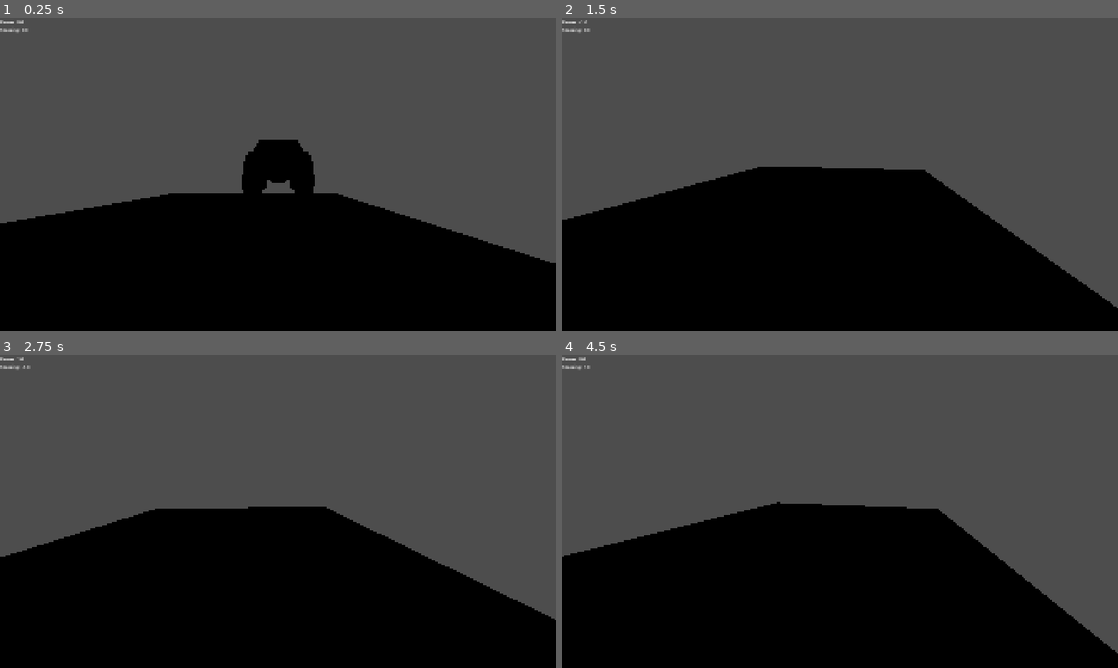
Above: before the commit, frames 1-4 (two rows, left to right).
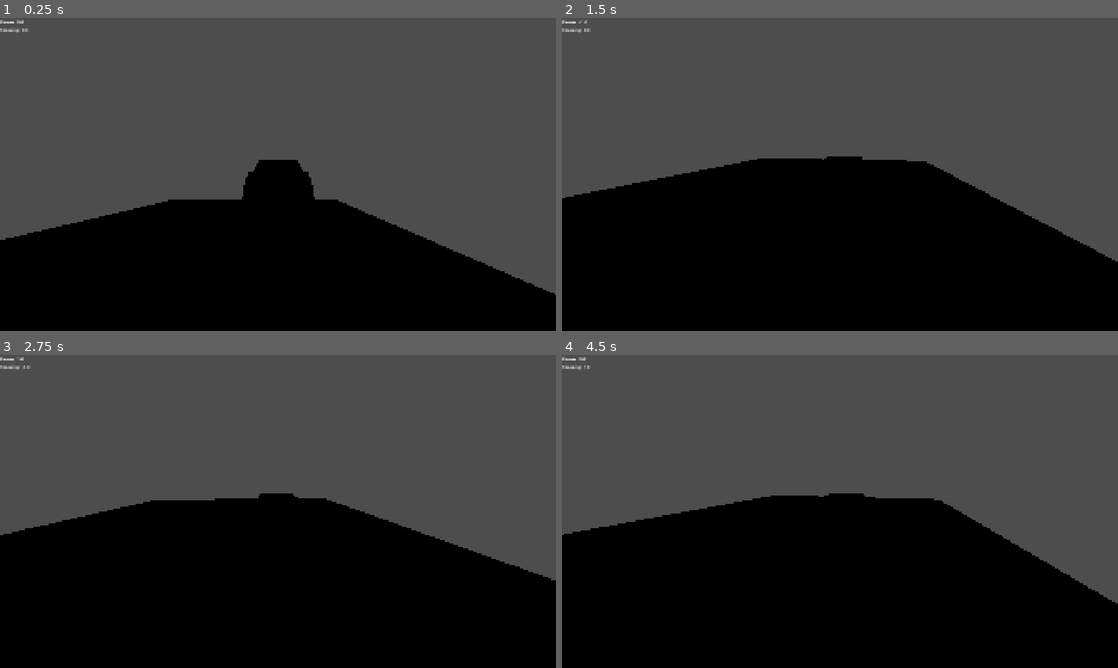
Above: after the commit, the same moments.

Repository: Another-Game-Studio/menu-template
Game: Godot game, scene res://scenes/TestScene.tscn
Same seed, same stepped clock (60 frames per second), same inputs: the game is played once before the commit and once after it. This scene is started directly instead of the project's main scene.
Inputs (mouse positions are in pixels of both pictures, inside the frame that each line leads up to):
- Up to frame 1 (0.25 s): no input
- Up to frame 2 (1.5 s): move the mouse to (867, 174) at 0.52 s; hold Right (right) 0.53-1.28 s; hold Up (gas) 0.53-1.28 s; tap Space (jump) at 0.77 s; tap Enter at 1.25 s; move the mouse to (812, 174) at 1.27 s; hold Down (brake) from 1.28 s (still down); tap Up (gas) at 1.35 s
- Up to frame 3 (2.75 s): tap Space (jump) at 1.52, 2 s; move the mouse to (289, 505) at 2.02 s; release Down (brake) at 2.03 s; hold Right (right) from 2.03 s (still down); hold Up (gas) from 2.03 s (still down)
- Up to frame 4 (4.5 s): tap Enter at 2.75, 4.25 s; move the mouse to (834, 517) at 2.77 s; release Up (gas) at 2.78 s; tap Up (gas) at 2.85, 4.35 s; tap Space (jump) at 3.02, 3.5, 3.77 s; move the mouse to (878, 514) at 3.52 s; release Right (right) at 3.53 s; hold Up (gas) 3.53-4.28 s; hold Left (left) from 3.53 s (still down); move the mouse to (795, 508) at 4.27 s

The runs differ from the first frame. In frame 1, 4.8% of the frame differs, in the area x 0-100%, y 38-89%; in frame 2, 5.7%; in frame 3, 5.5%; in frame 4, 5.8%, in the area x 0-100%, y 44-96%.

Commit message:
Small checks

Diff:
--- a/scenes/car/camera.gd
+++ b/scenes/car/camera.gd
@@ -4,7 +4,7 @@
 
 func _ready() -> void:
 	Input.set_mouse_mode(Input.MOUSE_MODE_CAPTURED)
-	set_as_top_level(true)
+	#set_as_top_level(true)
 
 
 func _input(event : InputEvent) -> void:
--- a/scenes/car/car.gd
+++ b/scenes/car/car.gd
@@ -19,8 +19,8 @@
 	var power : float = controls.power
 	var direction : float = controls.steering
 
-	var RPM_left : float = abs($wheel_back_left.get_rpm())
-	var RPM_right : float = abs($wheel_back_right.get_rpm())
+	var RPM_left : float = abs(%wheel_back_left.get_rpm())
+	var RPM_right : float = abs(%wheel_back_right.get_rpm())
 	var RPM : float = (RPM_left+RPM_right)/2.0
 	var torque : float = power * max_torque * (1.0-RPM/max_RPM)
 	engine_force = torque
--- a/scenes/car/car.tscn
+++ b/scenes/car/car.tscn
@@ -188,6 +188,7 @@
 shadow_mesh = SubResource("ArrayMesh_586en")
 
 [node name="Car" type="VehicleBody3D" node_paths=PackedStringArray("controls")]
+mass = 200.0
 script = ExtResource("1_yhfra")
 controls = NodePath("PlayerController")
 
@@ -205,6 +206,7 @@
 skeleton = NodePath("")
 
 [node name="wheel_front_left" type="VehicleWheel3D" parent="."]
+unique_name_in_owner = true
 transform = Transform3D(1, 0, 0, 0, 1, 0, 0, 0, 1, 0.5, 0.3, 0.81)
 use_as_steering = true
 wheel_radius = 0.3
@@ -215,6 +217,7 @@
 skeleton = NodePath("")
 
 [node name="wheel_front_right" type="VehicleWheel3D" parent="."]
+unique_name_in_owner = true
 transform = Transform3D(1, 0, 0, 0, 1, 0, 0, 0, 1, -0.5, 0.3, 0.81)
 use_as_steering = true
 wheel_radius = 0.3
@@ -225,6 +228,7 @@
 skeleton = NodePath("")
 
 [node name="wheel_back_left" type="VehicleWheel3D" parent="."]
+unique_name_in_owner = true
 transform = Transform3D(1, 0, 0, 0, 1, 0, 0, 0, 1, 0.5, 0.3, -0.81)
 use_as_traction = true
 wheel_radius = 0.3
@@ -235,6 +239,7 @@
 skeleton = NodePath("")
 
 [node name="wheel_back_right" type="VehicleWheel3D" parent="."]
+unique_name_in_owner = true
 transform = Transform3D(1, 0, 0, 0, 1, 0, 0, 0, 1, -0.5, 0.3, -0.81)
 use_as_traction = true
 wheel_radius = 0.3
@@ -245,6 +250,7 @@
 skeleton = NodePath("")
 
 [node name="CameraArm" type="SpringArm3D" parent="."]
+transform = Transform3D(1, 0, 0, 0, 1, 0, 0, 0, 1, 0, 0.732801, 0)
 collision_mask = 0
 spring_length = 5.0
 script = ExtResource("3_x7uf8")
